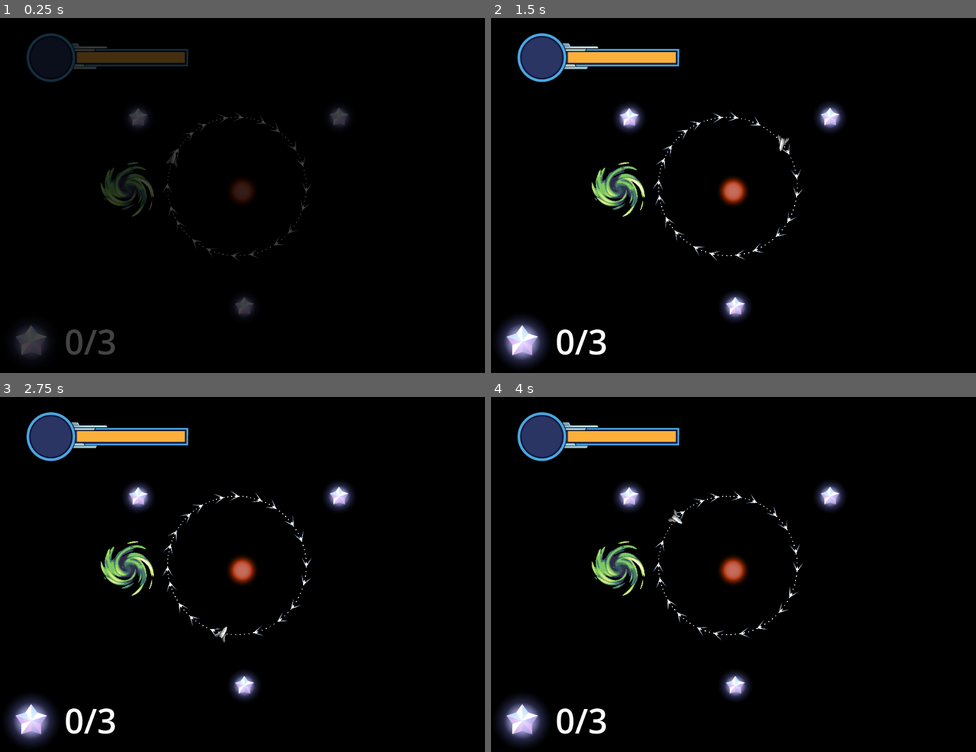
Above: before the commit, frames 1-4 (two rows, left to right).
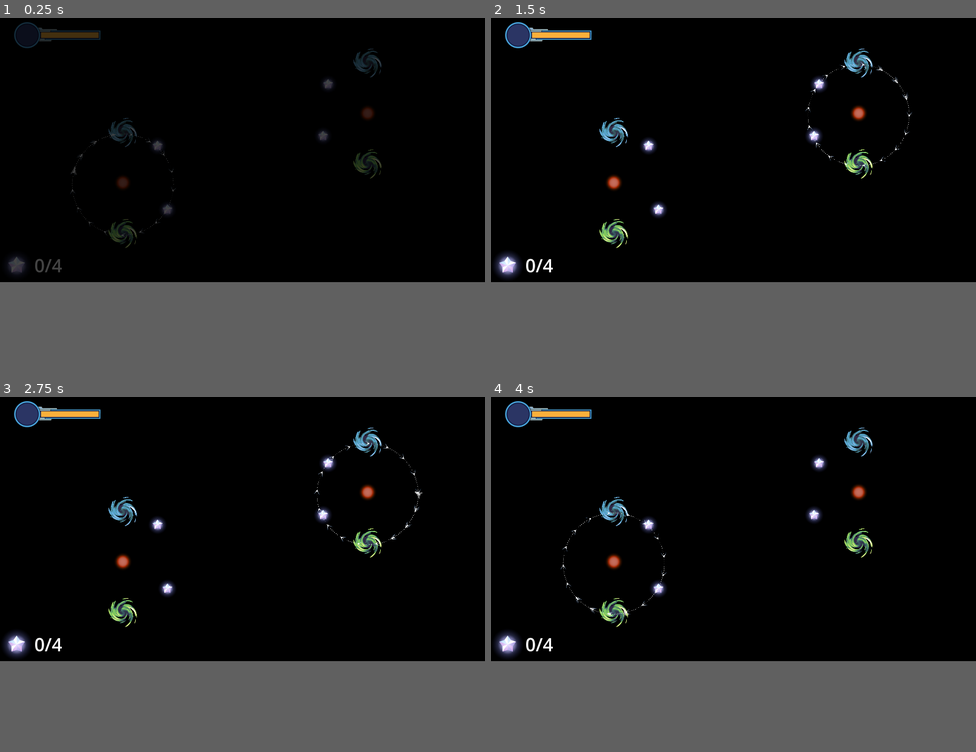
Above: after the commit, the same moments.

Repository: revanj/AstronautAndOrbit
Game: Godot game, scene res://TestLevels/TestWormHole.tscn
Two runs of this game, one before a commit and one after it. Both use one fixed random seed, a clock stepped at 60 frames per second and the inputs below. This scene is started directly instead of the project's main scene. The engine's default icon, where the game draws it, is replaced by a stand-in: a white triangle on a blue panel in a dark square.
Inputs (mouse positions are in pixels of both pictures, inside the frame that each line leads up to):
- Up to frame 1 (0.25 s): no input
- Up to frame 2 (1.5 s): tap Enter at 0.5 s; move the mouse to (840, 174) at 0.52 s; hold D (thruster_right_turn) 0.53-1.25 s; click (840, 174) at 0.67 s; click (840, 174) at 0.77 s; drag from (636, 209) to (733, 191) at 1.27 s
- Up to frame 3 (2.75 s): move the mouse to (291, 489) at 2.02 s; hold D (thruster_right_turn) from 2.03 s (still down)
- Up to frame 4 (4 s): release D (thruster_right_turn) at 2.75 s; drag from (709, 641) to (631, 496) at 2.77 s; move the mouse to (879, 624) at 3.52 s; hold A (thruster_left_turn) from 3.53 s (still down); click (879, 624) at 3.77 s
In our replay, the window is 800x600 before the commit and 800x450 after it. These sizes can differ from the game's own. Grey fills any space a smaller window leaves; there, only what the larger window draws over its background counts as a difference.

The runs differ from the first frame. In frame 1, 6.4% of the frame differs, in the area x 1-79%, y 1-97%; in frame 2, 9.1%, in the area x 0-87%, y 1-99%; in frame 3, 9.1%; in frame 4, 9.1%.

Commit message:
add wormhole level

Diff:
--- /dev/null
+++ b/Art/Shaders/BlueWormhole.tres
@@ -0,0 +1,8 @@
+[gd_resource type="GradientTexture1D" load_steps=2 format=3 uid="uid://uk4qtgq8emu8"]
+
+[sub_resource type="Gradient" id="Gradient_7bkcp"]
+offsets = PackedFloat32Array(0, 0.182203, 0.381356, 0.605932, 0.813559, 1)
+colors = PackedColorArray(1, 1, 1, 1, 0.4717, 0.673878, 0.89, 1, 0.3654, 0.69339, 0.87, 1, 0.239216, 0.431373, 0.439216, 1, 0.196078, 0.243137, 0.309804, 1, 0.196078, 0.160784, 0.278431, 1)
+
+[resource]
+gradient = SubResource("Gradient_7bkcp")
--- a/TestLevels/TestThrusterStarShift.tscn
+++ b/TestLevels/TestThrusterStarShift.tscn
@@ -9,20 +9,20 @@
 [node name="LevelBase" instance=ExtResource("1_vfgw3")]
 
 [node name="Spaceship" parent="." index="0"]
-position = Vector2(-368, 146)
+position = Vector2(-749, 166)
 starting_big_jump_fuel = 0
 starting_fuel = 30.0
-starting_velocity = 500.0
+starting_velocity = 400.0
 
 [node name="Star" parent="Stars" index="0" instance=ExtResource("2_7bsnp")]
-position = Vector2(-147, 143)
+position = Vector2(-441, 161)
 texture = ExtResource("3_ix4v4")
 effect_radius = 571.605
 
 [node name="Star2" parent="Stars" index="1" instance=ExtResource("2_7bsnp")]
 position = Vector2(154, -131)
 texture = ExtResource("4_ga58w")
-effect_radius = 502.755
+effect_radius = 300.0
 
 [node name="EnergyCrystal2" parent="Crystals" index="0" instance=ExtResource("3_chk8m")]
 position = Vector2(129, -294)
--- a/TestLevels/TestWormHole.tscn
+++ b/TestLevels/TestWormHole.tscn
@@ -1,27 +1,316 @@
-[gd_scene load_steps=8 format=3 uid="uid://csd2schrxcnwp"]
+[gd_scene load_steps=15 format=3 uid="uid://csd2schrxcnwp"]
 
 [ext_resource type="PackedScene" uid="uid://w6gs4ljwad72" path="res://LevelBase.tscn" id="1_lkqud"]
 [ext_resource type="Shader" path="res://Planets/Asteroids/Asteroids.gdshader" id="2_e10mb"]
 [ext_resource type="PackedScene" uid="uid://b160ih64nd20k" path="res://GravityObjects/Star.tscn" id="3_l6cl2"]
 [ext_resource type="Texture2D" uid="uid://cya38ef4wtcxt" path="res://Art/StarFailedwannabe.svg" id="4_5lhh6"]
 [ext_resource type="PackedScene" uid="uid://co8brsgf1hgks" path="res://EnergyStar.tscn" id="5_spwf6"]
-[ext_resource type="PackedScene" uid="uid://cdl2c78ntdfc8" path="res://Planets/Wormhole/Wormhole.tscn" id="6_er7qm"]
+[ext_resource type="PackedScene" uid="uid://db2kox2r462sm" path="res://WormholePair.tscn" id="6_4g3bf"]
+[ext_resource type="Texture2D" uid="uid://uk4qtgq8emu8" path="res://Art/Shaders/BlueWormhole.tres" id="7_yvk8o"]
 
 [sub_resource type="ShaderMaterial" id="ShaderMaterial_2lpja"]
-render_priority = 0
 shader = ExtResource("2_e10mb")
+shader_parameter/pixels = null
+shader_parameter/rotation = 1.0
+shader_parameter/light_origin = Vector2(0.39, 0.39)
+shader_parameter/time_speed = 0.2
+shader_parameter/color1 = null
+shader_parameter/color2 = null
+shader_parameter/color3 = null
+shader_parameter/size = 50.0
+shader_parameter/OCTAVES = null
+shader_parameter/seed = null
+shader_parameter/should_dither = true
+
+[sub_resource type="Shader" id="Shader_7v05a"]
+code = "shader_type canvas_item;
+render_mode blend_mix;
+
+uniform float pixels : hint_range(10,10000);
+uniform float rotation : hint_range(0.0, 6.28) = 0.0;
+uniform float time_speed : hint_range(0.0, 1.0) = 0.2;
+uniform float dither_size : hint_range(0.0, 10.0) = 2.0;
+uniform bool should_dither = true;
+uniform sampler2D colorscheme;
+
+uniform float size = 50.0;
+uniform int OCTAVES : hint_range(0, 20, 1);
+uniform float seed: hint_range(1, 10);
+
+uniform float time = 0.0;
+uniform float tilt = 4.0;
+uniform float n_layers = 4.0;
+uniform float layer_height = 0.4;
+uniform float zoom = 2.0;
+uniform float n_colors = 7.0;
+uniform float swirl = -9.0;
+
+float rand(vec2 coord) {
+	return fract(sin(dot(coord.xy ,vec2(12.9898,78.233))) * 15.5453 * seed);
+}
+
+float noise(vec2 coord){
+	vec2 i = floor(coord);
+	vec2 f = fract(coord);
+
+	float a = rand(i);
+	float b = rand(i + vec2(1.0, 0.0));
+	float c = rand(i + vec2(0.0, 1.0));
+	float d = rand(i + vec2(1.0, 1.0));
+
+	vec2 cubic = f * f * (3.0 - 2.0 * f);
+
+	return mix(a, b, cubic.x) + (c - a) * cubic.y * (1.0 - cubic.x) + (d - b) * cubic.x * cubic.y;
+}
+
+float fbm(vec2 coord){
+	float value = 0.0;
+	float scale = 0.5;
+
+	for(int i = 0; i < OCTAVES ; i++){
+		value += noise(coord) * scale;
+		coord *= 2.0;
+		scale *= 0.5;
+	}
+	return value;
+}
+
+vec2 rotate(vec2 coord, float angle){
+	coord -= 0.5;
+	coord *= mat2(vec2(cos(angle),-sin(angle)),vec2(sin(angle),cos(angle)));
+	return coord + 0.5;
+}
+
+bool dither(vec2 uv1, vec2 uv2) {
+	return mod(uv1.x+uv2.y,2.0/pixels) <= 1.0 / pixels;
+}
+
+void fragment() {
+	vec2 uv = UV;
+	uv = floor(uv * pixels) / pixels;
+	bool dith = dither(uv, UV);
+
+	// I added a little zooming functionality so I dont have to mess with other values to get correct sizing.
+	uv *= zoom;
+	uv -= (zoom - 1.0) / 2.0;
+
+	// overall rotation of galaxy
+	uv = rotate(uv, rotation);
+	vec2 uv2 = uv; // save a copy of untranslated uv for later
+
+	// this uv is used to determine where the \"layers\" will be
+	uv.y *= tilt;
+	uv.y -= (tilt - 1.0) / 2.0;
+
+	float d_to_center = distance(uv, vec2(0.5, 0.5));
+	// swirl uv around the center, the further from the center the more rotated.
+	float rot = swirl * pow(d_to_center, 0.4);
+	vec2 rotated_uv = rotate(uv, rot + time * time_speed);
+
+	// fbm will decide where the layers are
+	float f1 = fbm(rotated_uv * size);
+	// quantize to a few different values, so layers don't blur through each other
+	f1 = floor(f1 * n_layers) / n_layers;
+
+	// use the unaltered second uv for the actual galaxy
+	// tilt so it looks like it's an angle.
+	uv2.y *= tilt;
+	uv2.y -= (tilt - 1.0) / 2.0 + f1 * layer_height;
+
+	// now do the same stuff as before, but for the actual galaxy image, not the layers
+	float d_to_center2 = distance(uv2, vec2(0.5, 0.5));
+    float rot2 = swirl * pow(d_to_center2, 0.4);
+	vec2 rotated_uv2 = rotate(uv2, rot2 + time * time_speed);
+	// I offset the second fbm by some amount so the don't all use the same noise, try it wihout and the layers are very obvious
+	float f2 = fbm(rotated_uv2 * size + vec2(f1) * 10.0);
+
+	// alpha
+	float a = step(f2 + d_to_center2, 0.7);
+
+	// some final steps to choose a nice color
+	f2 *= 2.3;
+	if(should_dither && dith) { // dithering
+		f2 *= 0.94;
+	}
+	f2 = floor(f2 * (n_colors + 1.0)) / n_colors;
+	vec4 col = texture(colorscheme, vec2(f2, 0.0));
+
+	COLOR = vec4(col.rgb, a * col.a);
+}"
+
+[sub_resource type="ShaderMaterial" id="ShaderMaterial_txgx7"]
+shader = SubResource("Shader_7v05a")
+shader_parameter/pixels = 5000.0
+shader_parameter/rotation = 0.0
+shader_parameter/time_speed = 0.2
+shader_parameter/dither_size = 2.0
+shader_parameter/should_dither = false
+shader_parameter/size = 5.0
+shader_parameter/OCTAVES = 2
+shader_parameter/seed = 1.0
+shader_parameter/time = 0.0
+shader_parameter/tilt = 1.0
+shader_parameter/n_layers = 4.0
+shader_parameter/layer_height = 0.0
+shader_parameter/zoom = 1.2
+shader_parameter/n_colors = 7.0
+shader_parameter/swirl = -8.0
+shader_parameter/colorscheme = ExtResource("7_yvk8o")
+
+[sub_resource type="Shader" id="Shader_27brx"]
+code = "shader_type canvas_item;
+render_mode blend_mix;
+
+uniform float pixels : hint_range(10,10000);
+uniform float rotation : hint_range(0.0, 6.28) = 0.0;
+uniform float time_speed : hint_range(0.0, 1.0) = 0.2;
+uniform float dither_size : hint_range(0.0, 10.0) = 2.0;
+uniform bool should_dither = true;
+uniform sampler2D colorscheme;
+
+uniform float size = 50.0;
+uniform int OCTAVES : hint_range(0, 20, 1);
+uniform float seed: hint_range(1, 10);
+
+uniform float time = 0.0;
+uniform float tilt = 4.0;
+uniform float n_layers = 4.0;
+uniform float layer_height = 0.4;
+uniform float zoom = 2.0;
+uniform float n_colors = 7.0;
+uniform float swirl = -9.0;
+
+float rand(vec2 coord) {
+	return fract(sin(dot(coord.xy ,vec2(12.9898,78.233))) * 15.5453 * seed);
+}
+
+float noise(vec2 coord){
+	vec2 i = floor(coord);
+	vec2 f = fract(coord);
+
+	float a = rand(i);
+	float b = rand(i + vec2(1.0, 0.0));
+	float c = rand(i + vec2(0.0, 1.0));
+	float d = rand(i + vec2(1.0, 1.0));
+
+	vec2 cubic = f * f * (3.0 - 2.0 * f);
+
+	return mix(a, b, cubic.x) + (c - a) * cubic.y * (1.0 - cubic.x) + (d - b) * cubic.x * cubic.y;
+}
+
+float fbm(vec2 coord){
+	float value = 0.0;
+	float scale = 0.5;
+
+	for(int i = 0; i < OCTAVES ; i++){
+		value += noise(coord) * scale;
+		coord *= 2.0;
+		scale *= 0.5;
+	}
+	return value;
+}
+
+vec2 rotate(vec2 coord, float angle){
+	coord -= 0.5;
+	coord *= mat2(vec2(cos(angle),-sin(angle)),vec2(sin(angle),cos(angle)));
+	return coord + 0.5;
+}
+
+bool dither(vec2 uv1, vec2 uv2) {
+	return mod(uv1.x+uv2.y,2.0/pixels) <= 1.0 / pixels;
+}
+
+void fragment() {
+	vec2 uv = UV;
+	uv = floor(uv * pixels) / pixels;
+	bool dith = dither(uv, UV);
+
+	// I added a little zooming functionality so I dont have to mess with other values to get correct sizing.
+	uv *= zoom;
+	uv -= (zoom - 1.0) / 2.0;
+
+	// overall rotation of galaxy
+	uv = rotate(uv, rotation);
+	vec2 uv2 = uv; // save a copy of untranslated uv for later
+
+	// this uv is used to determine where the \"layers\" will be
+	uv.y *= tilt;
+	uv.y -= (tilt - 1.0) / 2.0;
+
+	float d_to_center = distance(uv, vec2(0.5, 0.5));
+	// swirl uv around the center, the further from the center the more rotated.
+	float rot = swirl * pow(d_to_center, 0.4);
+	vec2 rotated_uv = rotate(uv, rot + time * time_speed);
+
+	// fbm will decide where the layers are
+	float f1 = fbm(rotated_uv * size);
+	// quantize to a few different values, so layers don't blur through each other
+	f1 = floor(f1 * n_layers) / n_layers;
+
+	// use the unaltered second uv for the actual galaxy
+	// tilt so it looks like it's an angle.
+	uv2.y *= tilt;
+	uv2.y -= (tilt - 1.0) / 2.0 + f1 * layer_height;
+
+	// now do the same stuff as before, but for the actual galaxy image, not the layers
+	float d_to_center2 = distance(uv2, vec2(0.5, 0.5));
+    float rot2 = swirl * pow(d_to_center2, 0.4);
+	vec2 rotated_uv2 = rotate(uv2, rot2 + time * time_speed);
+	// I offset the second fbm by some amount so the don't all use the same noise, try it wihout and the layers are very obvious
+	float f2 = fbm(rotated_uv2 * size + vec2(f1) * 10.0);
+
+	// alpha
+	float a = step(f2 + d_to_center2, 0.7);
+
+	// some final steps to choose a nice color
+	f2 *= 2.3;
+	if(should_dither && dith) { // dithering
+		f2 *= 0.94;
+	}
+	f2 = floor(f2 * (n_colors + 1.0)) / n_colors;
+	vec4 col = texture(colorscheme, vec2(f2, 0.0));
+
+	COLOR = vec4(col.rgb, a * col.a);
+}"
+
+[sub_resource type="Gradient" id="Gradient_2mnfu"]
+offsets = PackedFloat32Array(0, 0.182203, 0.381356, 0.605932, 0.813559, 1)
+colors = PackedColorArray(1, 1, 1, 1, 0.4717, 0.673878, 0.89, 1, 0.3654, 0.69339, 0.87, 1, 0.239216, 0.431373, 0.439216, 1, 0.196078, 0.243137, 0.309804, 1, 0.196078, 0.160784, 0.278431, 1)
+
+[sub_resource type="GradientTexture1D" id="GradientTexture1D_374nw"]
+gradient = SubResource("Gradient_2mnfu")
+
+[sub_resource type="ShaderMaterial" id="ShaderMaterial_mtr56"]
+shader = SubResource("Shader_27brx")
+shader_parameter/pixels = 5000.0
+shader_parameter/rotation = 0.0
+shader_parameter/time_speed = 0.2
+shader_parameter/dither_size = 2.0
+shader_parameter/should_dither = false
+shader_parameter/size = 5.0
+shader_parameter/OCTAVES = 2
+shader_parameter/seed = 1.0
+shader_parameter/time = 0.0
+shader_parameter/tilt = 1.0
+shader_parameter/n_layers = 4.0
+shader_parameter/layer_height = 0.0
+shader_parameter/zoom = 1.2
+shader_parameter/n_colors = 7.0
+shader_parameter/swirl = -8.0
+shader_parameter/colorscheme = SubResource("GradientTexture1D_374nw")
 
 [node name="LevelBase" instance=ExtResource("1_lkqud")]
 
 [node name="Spaceship" parent="." index="0"]
-position = Vector2(-158, -7)
+position = Vector2(-674, 157)
 starting_big_jump_fuel = 0
-starting_velocity = 633.335
+starting_velocity = 584.795
 
 [node name="Stars" parent="." index="1"]
 material = SubResource("ShaderMaterial_2lpja")
 
 [node name="Star" parent="Stars" index="0" instance=ExtResource("3_l6cl2")]
+position = Vector2(-473, 146)
 texture = ExtResource("4_5lhh6")
 effect_radius = 350.0
 
@@ -29,16 +318,47 @@
 scale = Vector2(1, 1)
 texture = ExtResource("4_5lhh6")
 
+[node name="Star2" parent="Stars" index="1" instance=ExtResource("3_l6cl2")]
+position = Vector2(496, -129)
+texture = ExtResource("4_5lhh6")
+effect_radius = 350.0
+
+[node name="Sprite2D" parent="Stars/Star2" index="1"]
+scale = Vector2(1, 1)
+texture = ExtResource("4_5lhh6")
+
 [node name="EnergyCrystal2" parent="Crystals" index="0" instance=ExtResource("5_spwf6")]
-position = Vector2(204, -156)
+position = Vector2(-336, -9.53674e-07)
 
 [node name="EnergyCrystal3" parent="Crystals" index="1" instance=ExtResource("5_spwf6")]
-position = Vector2(-220, -155)
+position = Vector2(-297, 253)
 
 [node name="EnergyCrystal4" parent="Crystals" index="2" instance=ExtResource("5_spwf6")]
-position = Vector2(3.99997, 244)
-
-[node name="Wormhole" parent="." index="6" instance=ExtResource("6_er7qm")]
-position = Vector2(-242, -5)
+position = Vector2(339, -244)
+
+[node name="EnergyCrystal5" parent="Crystals" index="3" instance=ExtResource("5_spwf6")]
+position = Vector2(319, -39)
+
+[node name="WormholePair" parent="." index="6" instance=ExtResource("6_4g3bf")]
+modulate = Color(1, 0.694118, 1, 1)
+
+[node name="Wormhole" parent="WormholePair" index="0"]
+position = Vector2(-473, 346)
+
+[node name="Wormhole2" parent="WormholePair" index="1"]
+position = Vector2(496, 71)
+
+[node name="WormholePair2" parent="." index="7" instance=ExtResource("6_4g3bf")]
+
+[node name="Wormhole" parent="WormholePair2" index="0"]
+material = SubResource("ShaderMaterial_txgx7")
+position = Vector2(-473, -54)
+
+[node name="Wormhole2" parent="WormholePair2" index="1"]
+material = SubResource("ShaderMaterial_mtr56")
+position = Vector2(496, -329)
 
 [editable path="Stars/Star"]
+[editable path="Stars/Star2"]
+[editable path="WormholePair"]
+[editable path="WormholePair2"]
--- a/WormholePair.gd
+++ b/WormholePair.gd
@@ -9,13 +9,15 @@
 
 func _on_area_2d_body_entered(body):
 	if can_teleport_area2d:
-		body.global_position = area2d2.global_position
+		var delta_pos = area2d.global_position - body.global_position
+		body.global_position = area2d2.global_position - delta_pos
 		can_teleport_area2d_2 = false
 
 
 func _on_area_2d_2_body_entered(body):
 	if can_teleport_area2d_2:
-		body.global_position = area2d.global_position
+		var delta_pos = area2d2.global_position - body.global_position
+		body.global_position = area2d.global_position - delta_pos
 		can_teleport_area2d = false
 
 
--- a/project.godot
+++ b/project.godot
@@ -21,8 +21,8 @@
 
 [display]
 
-window/size/viewport_width=1024
-window/size/viewport_height=768
+window/size/viewport_width=1920
+window/size/viewport_height=1080
 window/stretch/mode="viewport"
 window/stretch/aspect="keep_width"
 
Binary file added: Art/Beam.png
Not shown, added: Art/Beam.png.import
